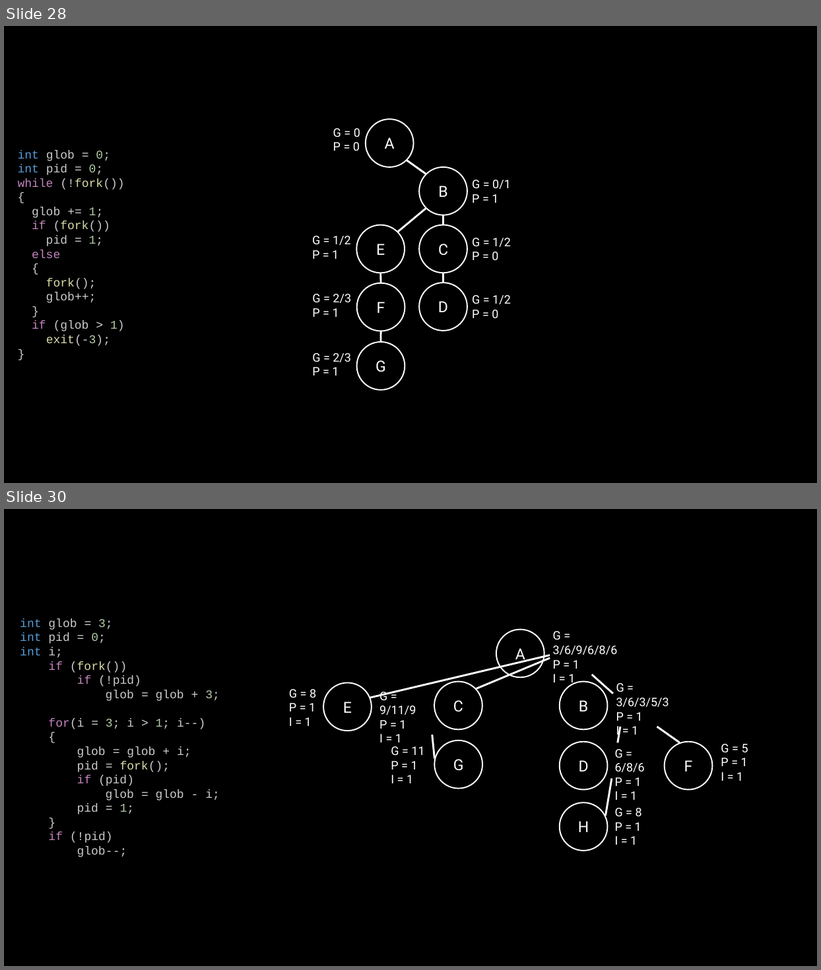
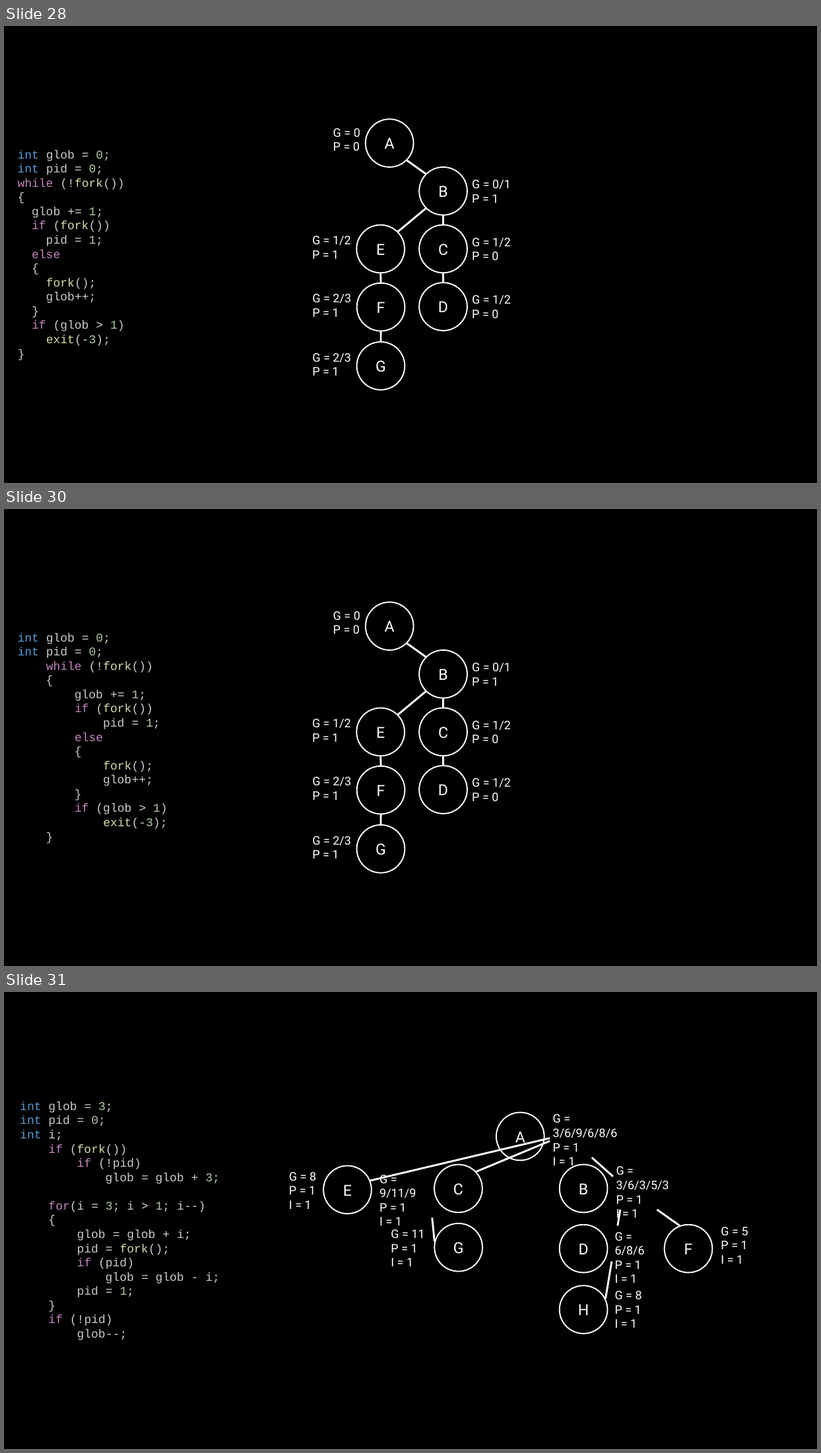
Before and after one commit to r-delprete/operating-systems, a slide deck: exercises/alberi/tracce.pptx. Shown one above the other, each under a label of ours: slides 28 and 30 before the commit, slides 28, 30 and 31 after it; the slides between them are not shown. The pictures are 821x970 and 821x1453 pixels, drawn with LibreOffice and Linux fonts; fonts in the diff are those of the drawing. Boxes give left, top, right and bottom in pixels: in the first picture for what was removed or moved away, otherwise in the second. Text is boxed around its words. In the diff, an @@ line names an element or a change of style, - is before the commit and + after.

```diff
--- a/exercises/alberi/tracce.pptx
+++ b/exercises/alberi/tracce.pptx
@@ slide 30 added at [4,509,817,966], background #000000 @@
@@ text added at [18,633,168,829], 14 pt, text #CCCCCC @@
+int glob = 0;
+int pid = 0;
+while (!fork())
+{
+glob += 1;
+if (fork())
+pid = 1;
+else
+{
+fork();
+glob++;
+}
+if (glob > 1)
+exit(-3);
+}
@@ group added at [312,602,511,873]: 14 texts, 7 ellipses, 6 lines @@
+A
+G = 0
+P = 0
+B
+G = 0/1
+P = 1
+C
+G = 1/2
+P = 0
+D
+G = 1/2
+P = 0
+E
+G = 1/2
+P = 1
+F
+G = 2/3
+P = 1
+G
+G = 2/3
+P = 1
@@ what was slide 30 is now slide 31 @@
```
Also in this commit, not shown: 9 slides changed, 3 other files.
